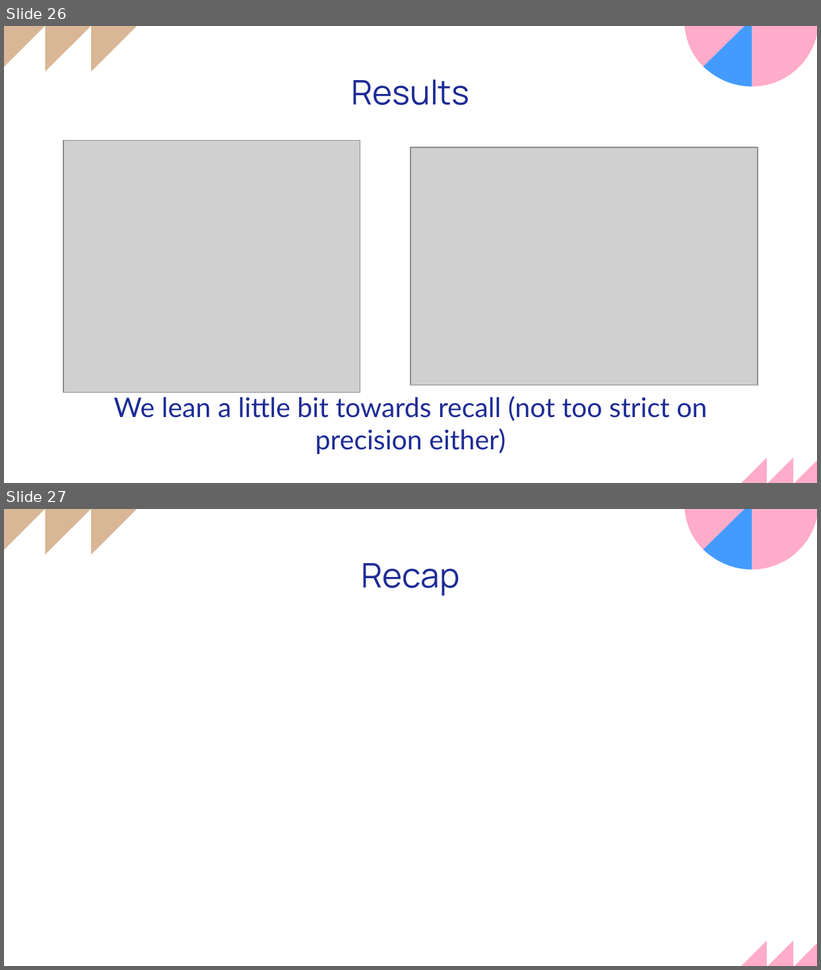
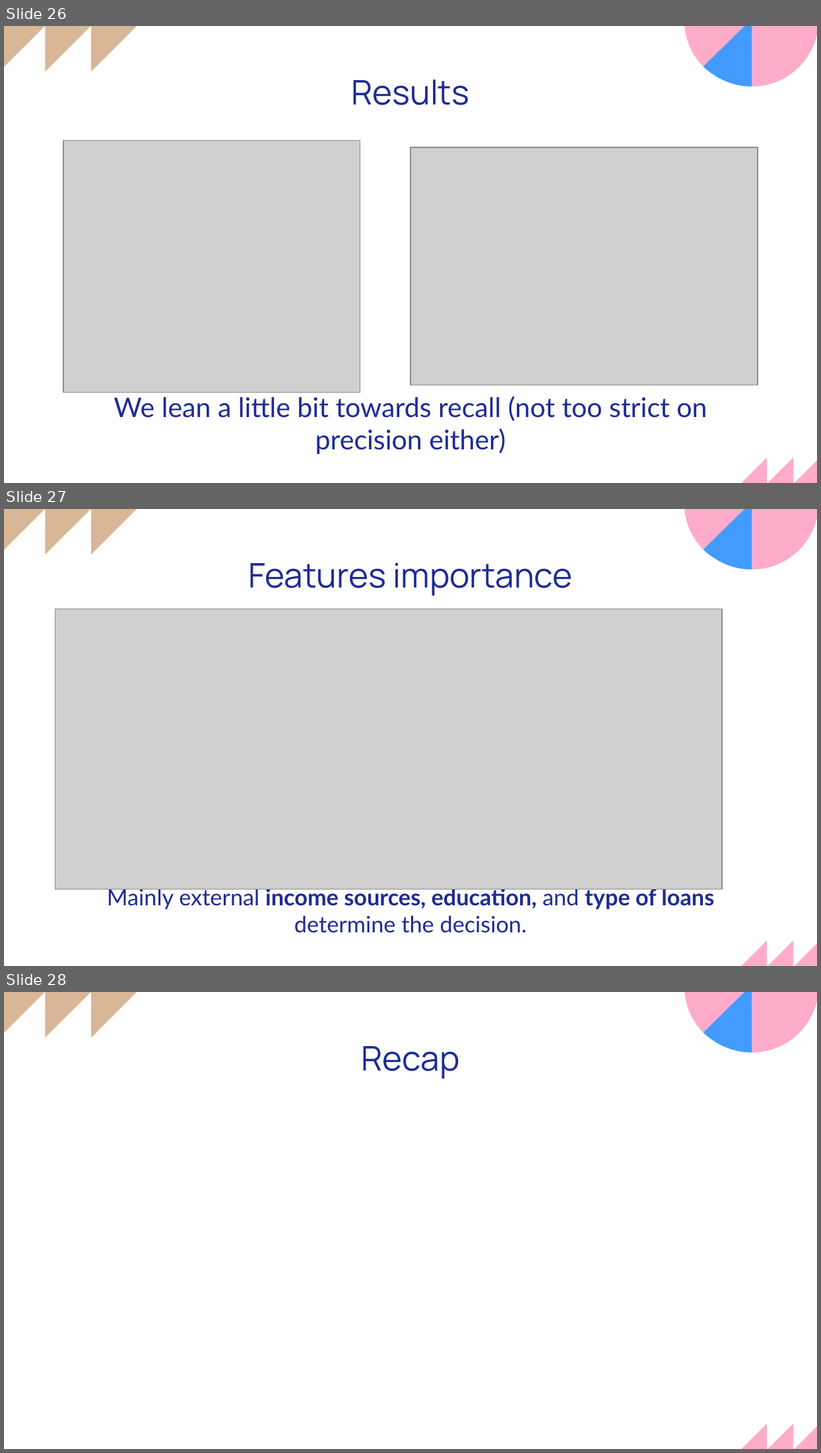
Before and after one commit to luongtruong77/classification-loan-default-risk-detection, a slide deck: Presentation.pptx. Shown one above the other, each under a label of ours: slides 26 and 27 before the commit, slides 26, 27 and 28 after it. The pictures are 821x970 and 821x1453 pixels, drawn with LibreOffice and Linux fonts; fonts in the diff are those of the drawing; grey boxes stand for pictures. Boxes give left, top, right and bottom in pixels: in the first picture for what was removed or moved away, otherwise in the second. Text is boxed around its words. In the diff, an @@ line names an element or a change of style, - is before the commit and + after.

```diff
--- a/Presentation.pptx
+++ b/Presentation.pptx
@@ slide 27 added at (x1=4, y1=509, x2=817, y2=966), background #FFFFFF; not listed: 8 template elements that a slide beside it also shows @@
@@ title added at (x1=248, y1=562, x2=573, y2=596), 30 pt, text #1D2B95 @@
+Features importance
@@ picture added at (x1=55, y1=609, x2=722, y2=890) @@
@@ subtitle added at (x1=107, y1=887, x2=714, y2=933), 20 pt, text #1D2B95 @@
+Mainly external income sources, education, and type of loans determine the decision.
@@ what was slide 27 is now slide 28 @@
```
Also in this commit, not shown: 2 other slides added, 5 other files.
